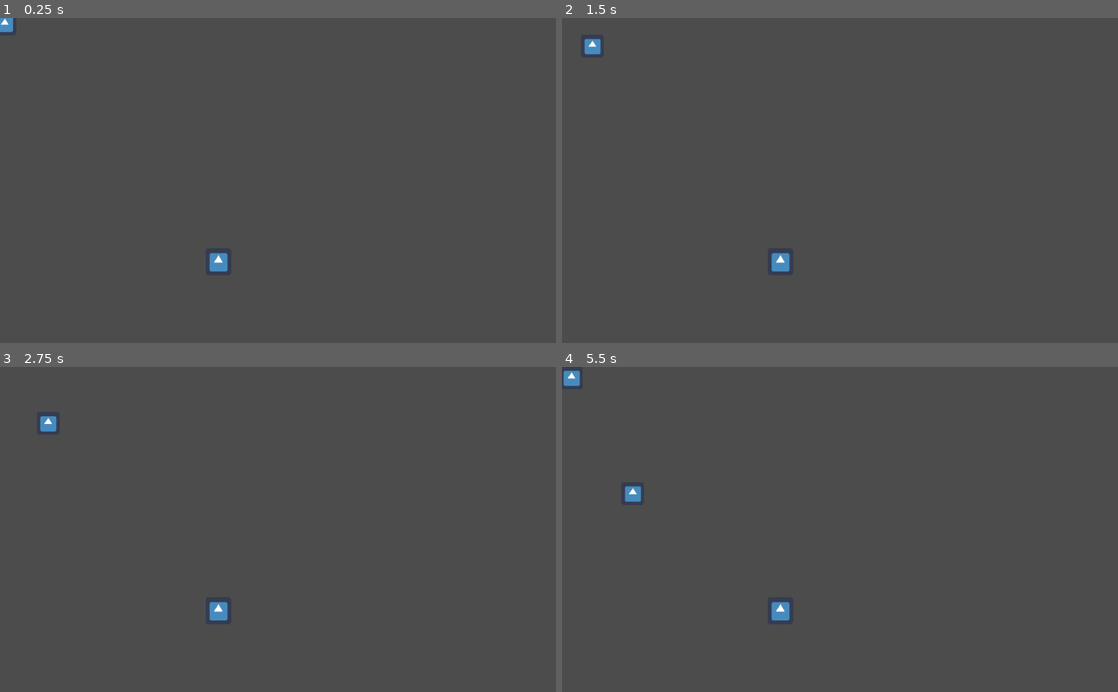
Above: before the commit, frames 1-4 (two rows, left to right).
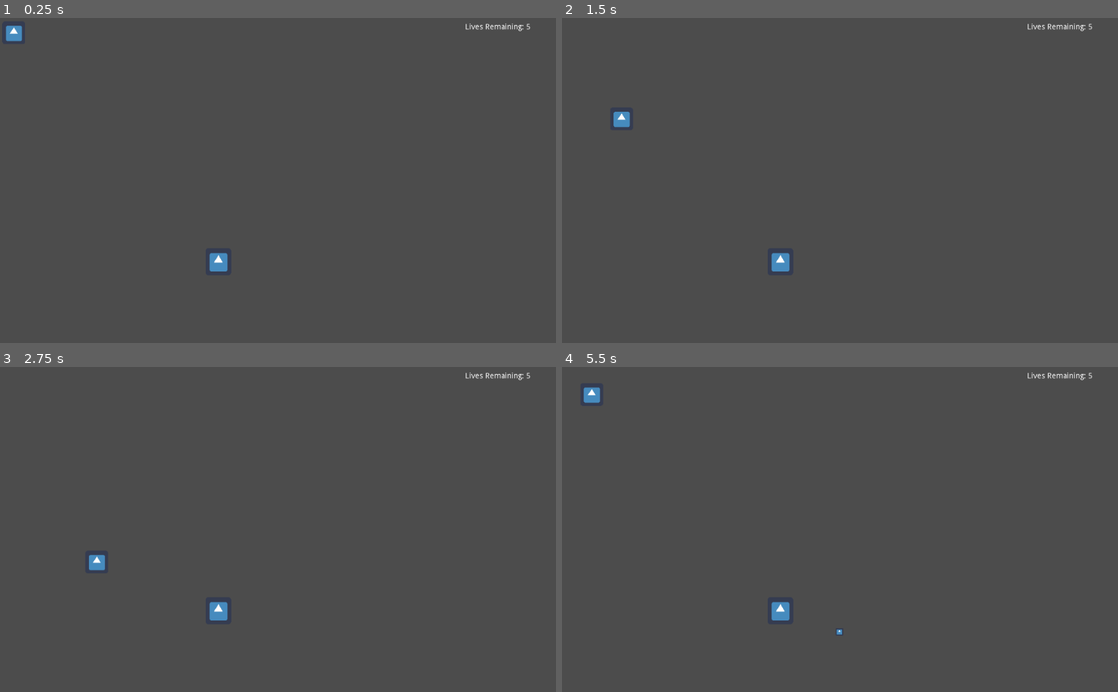
Above: after the commit, the same moments.

Repository: FriscoeHotsauce/TowerDefenseProtoGodot
Game: Godot game, scene res://test_one.tscn
The game is run twice, just before and just after one commit, with the same random seed, the same clock (stepped at 60 frames per second) and the same inputs. The engine's default icon, where the game draws it, is replaced by a stand-in: a white triangle on a blue panel in a dark square.
Inputs:
- Up to frame 1 (0.25 s): no input
- Up to frame 2 (1.5 s): no input
- Up to frame 3 (2.75 s): no input
- Up to frame 4 (5.5 s): no input

The runs differ from the first frame. In frame 1, 0.3% of the frame differs, in the area x 0-96%, y 0-8%; in frame 2, 0.4%; in frame 3, 0.4%; in frame 4, 0.6%, in the area x 0-96%, y 1-83%.

Commit message:
- Added "Game Manager" to keep track of lives - Enemies now de-spawn and deal damage to player lives - damage to enemies is now parameterized

Diff:
--- /dev/null
+++ b/GameManager.gd
@@ -0,0 +1,21 @@
+extends Control
+
+export var starting_lives = 5
+var lives
+onready var livesText = $LivesText
+
+# Called when the node enters the scene tree for the first time.
+func _ready():
+	lives = starting_lives
+	updateLivesText()
+	pass # Replace with function body.
+
+func removeLives(livesToRemove):
+	lives = max((lives - livesToRemove), 0)
+	updateLivesText()
+
+func updateLivesText():
+	if(lives > 0):
+		livesText.set_text("Lives Remaining: "+str(lives))
+	else:
+		livesText.set_text("Game over man, game over!")
--- a/follow.gd
+++ b/follow.gd
@@ -1,23 +1,33 @@
 extends PathFollow2D
 
-export var speed = 50
+export var speed = 150
 export var HP = 3
+export var damageToBase = 1
+onready var gameManager
 
 func _ready():
+	gameManager = get_node("/root/root/GameManager")
 	pass # Replace with function body.
 
 func _process(delta):
-	set_offset(get_offset() + speed * delta)
+	if(get_unit_offset() >= .999):
+		dealBaseDamage()
+	else:
+		set_offset(get_offset() + speed * delta)
 
-func hitMe():
-	HP = HP - 1
-	if(HP == 0):
+func hitMe(damage):
+	HP = HP - damage
+	if(HP <= 0):
 		self.queue_free()
 		return true
 	else:
 		updateHealthbar()
 		return false
 
+func dealBaseDamage():
+	gameManager.removeLives(damageToBase)
+	self.queue_free()
+	#print('do damage')
 
 #todo
 func updateHealthbar():
--- a/shooter.gd
+++ b/shooter.gd
@@ -6,6 +6,7 @@
 export onready var laser = parent.find_node("Line2D")
 export var cooldown = 2
 export var turret_range = 200
+export var damage = 1
 var current_target
 var current_time
 
@@ -28,16 +29,22 @@
 
 
 func acquireTarget():
-	#if we already have a target, don't search for a new one
+	#make sure our current target is still in range
+
+	#if we already have a target, don't search for a new one, unless the current target is out of range
 	if(current_target != null):
-		return
-	else:
+		var distance_delta = self.position.distance_to(current_target.position)
+		if(distance_delta > turret_range):
+			current_target = null
+
+	#if the current target is null
+	if(current_target == null):
 		current_target = Utils.getClosestFromList(get_tree().get_nodes_in_group("enemy"), self.position, turret_range)
 
 func shoot():
 	laser.blast_target(to_local(self.position), to_local(current_target.position))
 	print("Bang!")
-	var killed = current_target.hitMe()
+	var killed = current_target.hitMe(damage)
 	if(killed):
 		current_target = null
 	current_time = cooldown
--- a/test_one.tscn
+++ b/test_one.tscn
@@ -1,10 +1,11 @@
-[gd_scene load_steps=7 format=2]
+[gd_scene load_steps=8 format=2]
 
 [ext_resource path="res://spawner.gd" type="Script" id=1]
 [ext_resource path="res://drone.tscn" type="PackedScene" id=2]
 [ext_resource path="res://icon.png" type="Texture" id=3]
 [ext_resource path="res://shooter.gd" type="Script" id=4]
 [ext_resource path="res://laser.gd" type="Script" id=5]
+[ext_resource path="res://GameManager.gd" type="Script" id=6]
 
 [sub_resource type="Curve2D" id=1]
 _data = {
@@ -36,3 +37,22 @@
 [node name="Sprite" type="Sprite" parent="turret"]
 scale = Vector2( 0.731433, 0.788983 )
 texture = ExtResource( 3 )
+
+[node name="GameManager" type="Control" parent="."]
+margin_left = -21.0
+margin_right = 19.0
+margin_bottom = 40.0
+script = ExtResource( 6 )
+__meta__ = {
+"_edit_use_anchors_": false
+}
+
+[node name="LivesText" type="Label" parent="GameManager"]
+margin_left = 878.0
+margin_top = 10.0
+margin_right = 1036.0
+margin_bottom = 40.0
+text = "Lives Remaining"
+__meta__ = {
+"_edit_use_anchors_": false
+}
